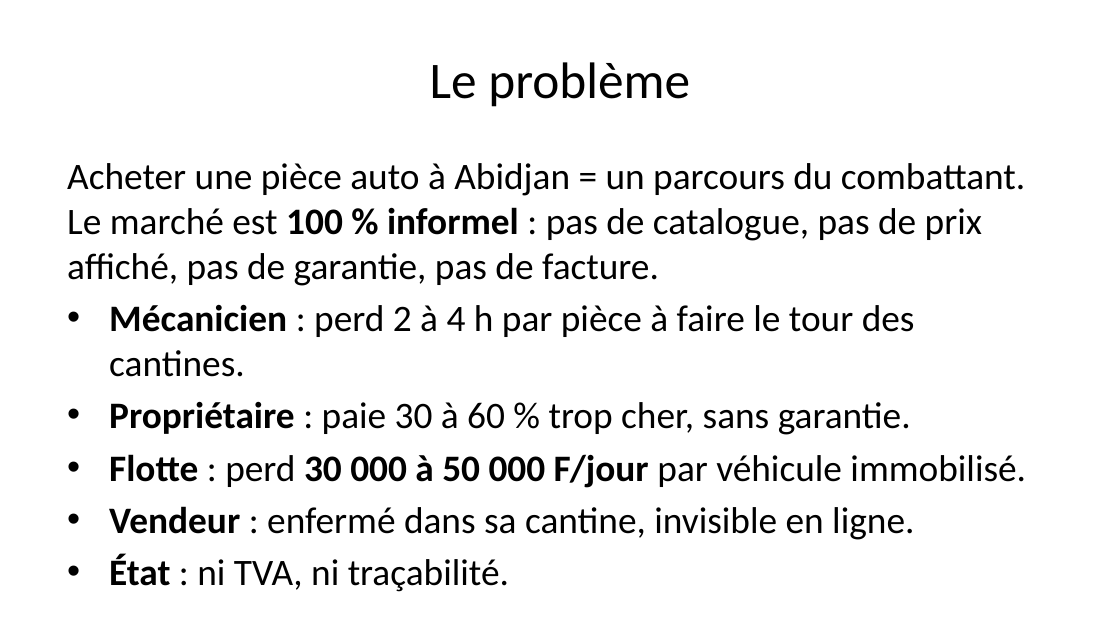
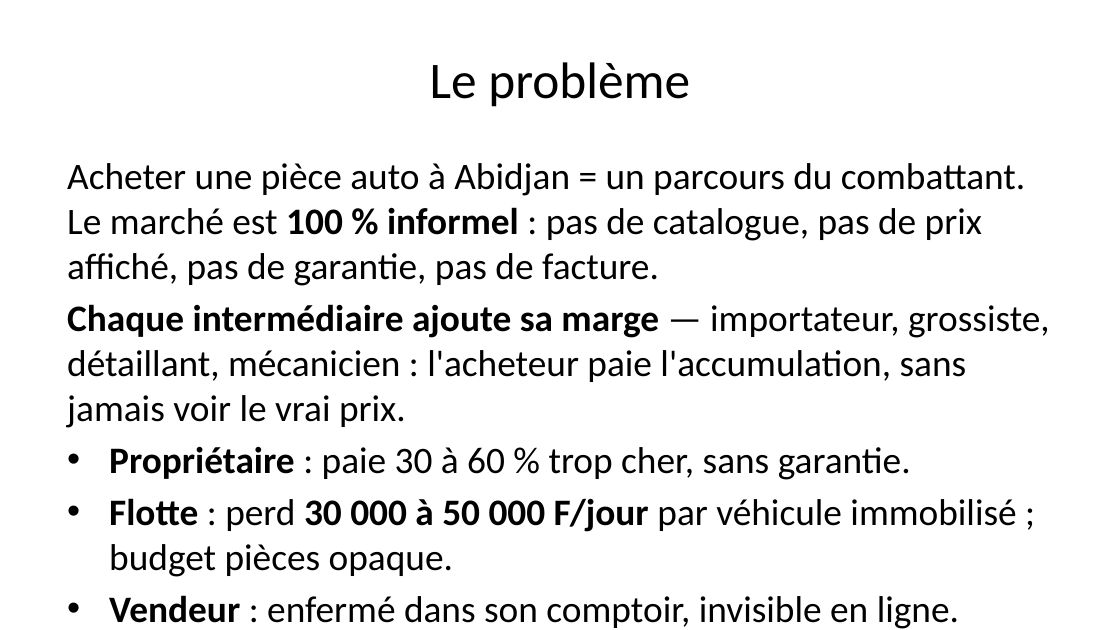
Before and after one commit to Fefer79/pieces, a slide deck: slide 3 of docs/pitch-deck-pieces-2026-06.pptx. Drawn at 1120x630 pixels with LibreOffice and Linux fonts; fonts in the diff are those of the drawing. Boxes give left, top, right and bottom in pixels: in the first picture for what was removed or moved away, otherwise in the second. Text is boxed around its words. In the diff, an @@ line names an element or a change of style, - is before the commit and + after.

```diff
--- a/docs/pitch-deck-pieces-2026-06.pptx
+++ b/docs/pitch-deck-pieces-2026-06.pptx
@@ text at (67,304,1050,428): text changed @@
-• Mécanicien : perd 2 à 4 h par pièce à faire le tour des cantines.
+Chaque intermédiaire ajoute sa marge — importateur, grossiste, détaillant, mécanicien : l'acheteur paie l'accumulation, sans jamais voir le vrai prix.
@@ text at (109,498,1016,629): text changed @@
-• Flotte : perd 30 000 à 50 000 F/jour par véhicule immobilisé.
-• Vendeur : enfermé dans sa cantine, invisible en ligne.
+• Flotte : perd 30 000 à 50 000 F/jour par véhicule immobilisé ; budget pièces opaque.
+• Vendeur : enfermé dans son comptoir, invisible en ligne.
```
Also in this commit, not shown: 11 other files.
